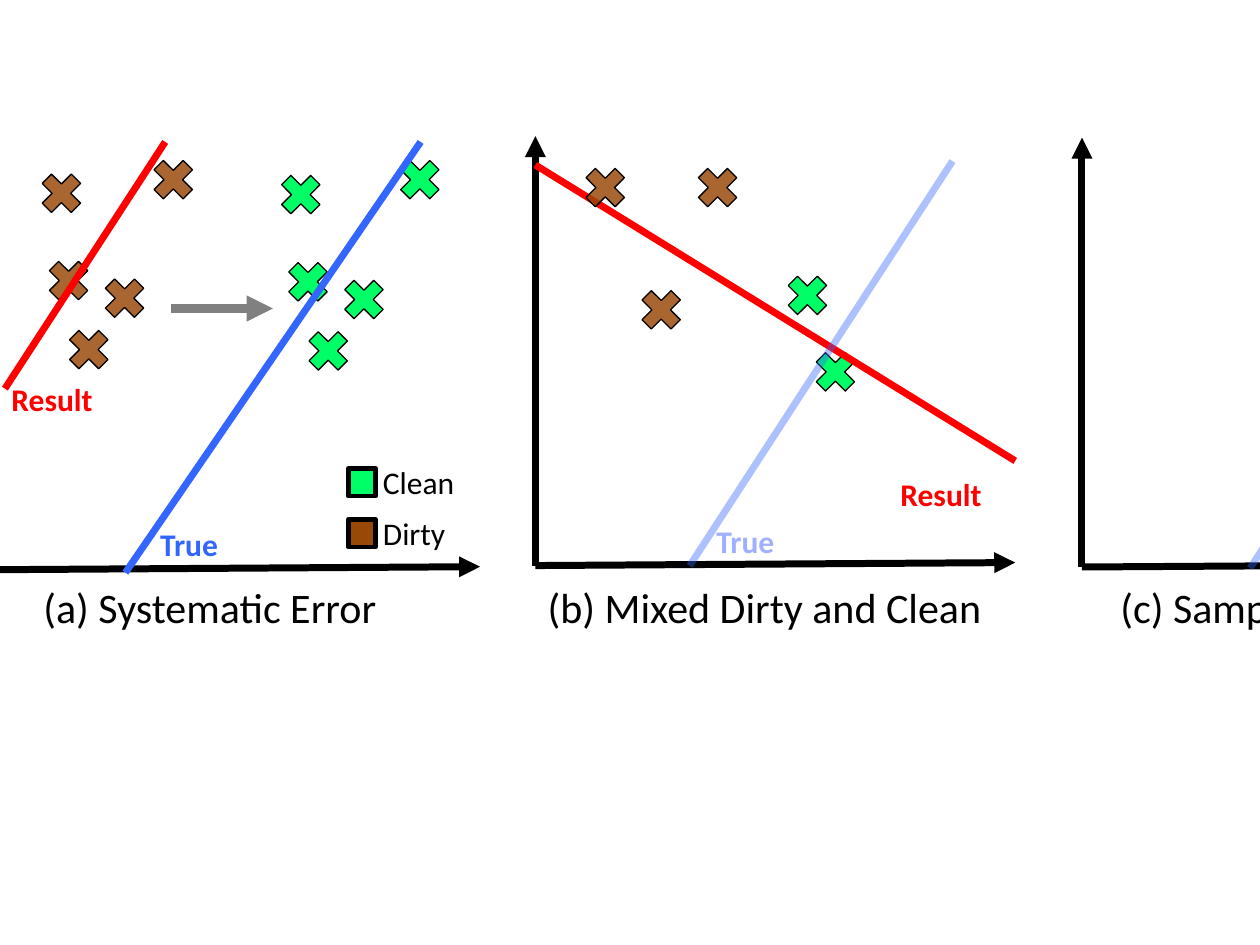
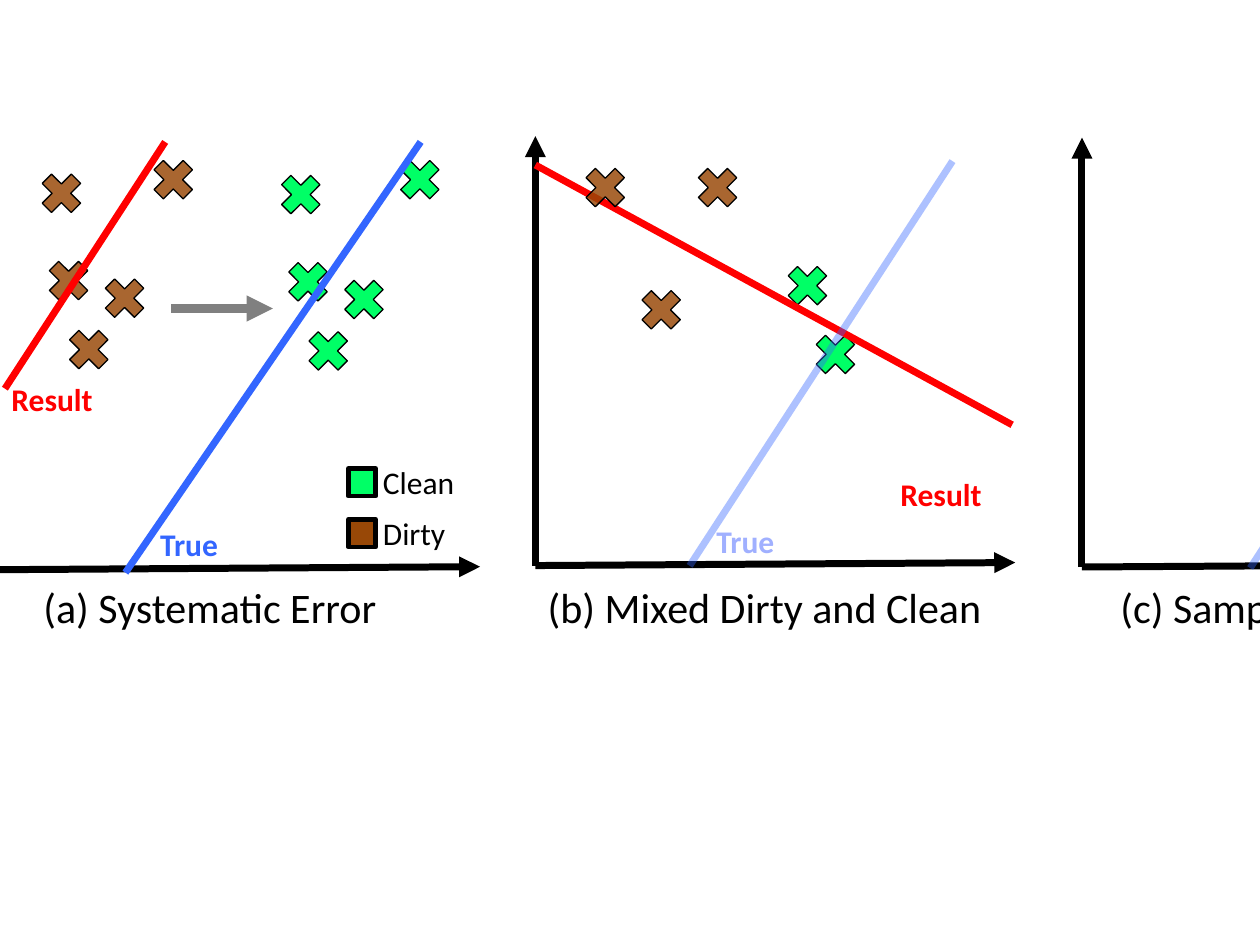
Before and after one commit to sjyk/sampleml, a slide deck: slide 17 of figs/figs.pptx. Drawn at 1260x945 pixels with LibreOffice and Linux fonts; fonts in the diff are those of the drawing. Boxes give left, top, right and bottom in pixels: in the first picture for what was removed or moved away, otherwise in the second. Text is boxed around its words. In the diff, an @@ line names an element or a change of style, - is before the commit and + after.

```diff
--- a/figs/figs.pptx
+++ b/figs/figs.pptx
@@ line moved from (1016, 461) - (536, 165) to (1012, 425) - (536, 165) @@
@@ cross: place and size @@
-cross at [780, 267, 835, 323]
+cross at [780, 258, 835, 314]
@@ cross: place and size @@
-cross at [808, 344, 863, 399]
+cross at [808, 326, 863, 382]
```
Also in this commit, not shown: 14 other files.
